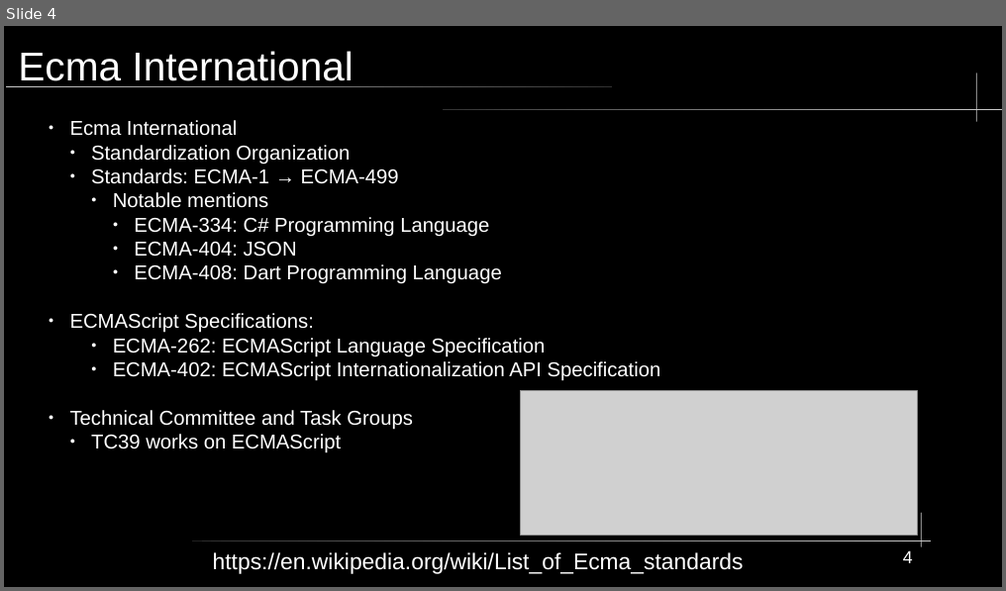
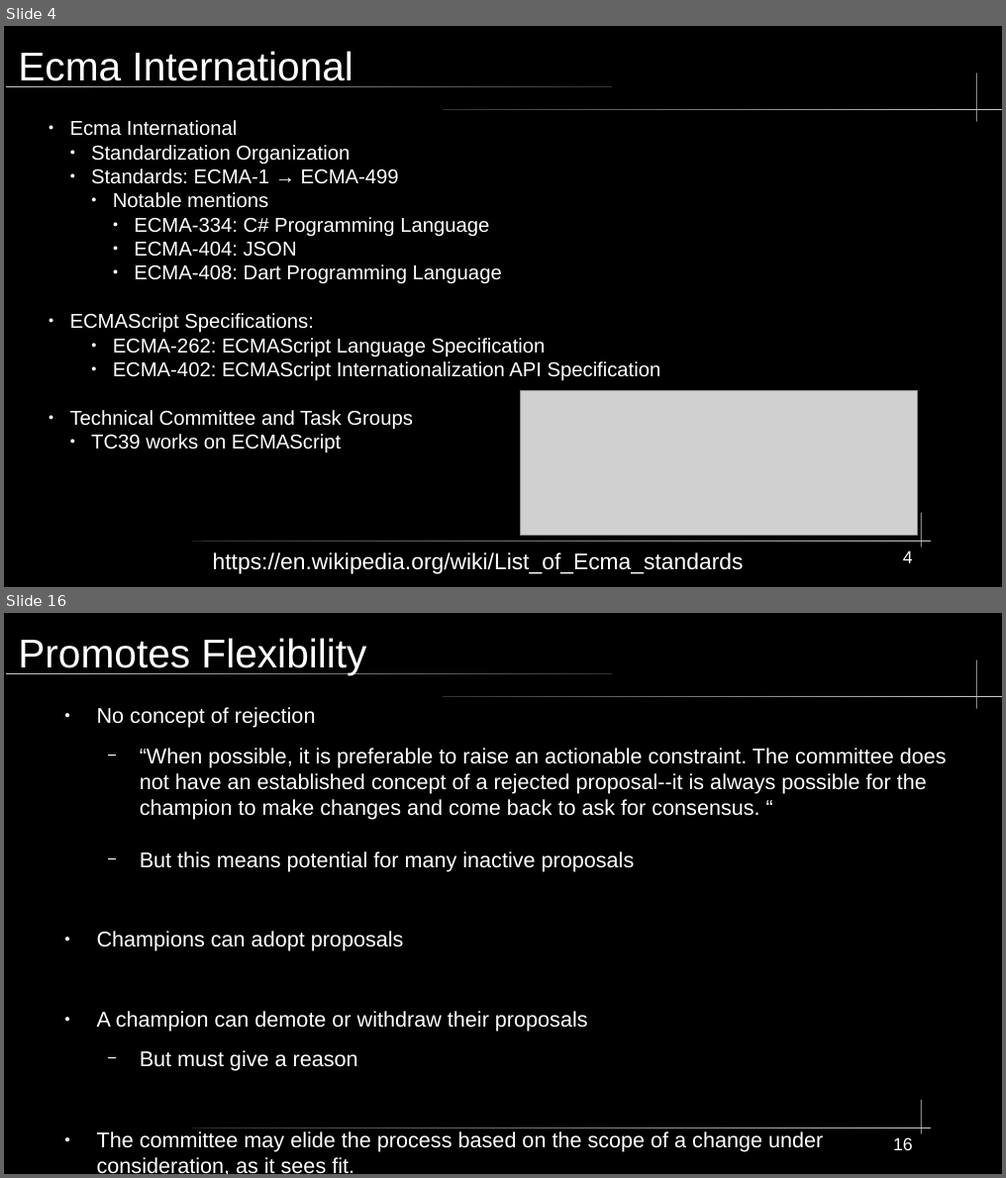
Before and after one commit to KWaloen/tc39_proposals_project, a slide deck: Data Analysis/Presentation/TC39 Process Documents.odp. Shown one above the other, each under a label of ours: slide 4 before the commit, slides 4 and 16 after it; the slides between them are not shown. The pictures are 1006x591 and 1006x1178 pixels, drawn with LibreOffice and Linux fonts; fonts in the diff are those of the drawing; grey boxes stand for pictures. Boxes give left, top, right and bottom in pixels: in the first picture for what was removed or moved away, otherwise in the second. Text is boxed around its words. In the diff, an @@ line names an element or a change of style, - is before the commit and + after.

```diff
--- a/Data Analysis/Presentation/TC39 Process Documents.odp
+++ b/Data Analysis/Presentation/TC39 Process Documents.odp
@@ slide 16 added at (4, 613, 1002, 1174), background #000000; not listed: 5 template elements that a slide beside it also shows @@
@@ title added at (18, 638, 366, 675), 32 pt, text #FFFFFF @@
+Promotes Flexibility
@@ text added at (97, 707, 946, 1174), 17 pt, text #FFFFFF @@
+● No concept of rejection
+  − “When possible, it is preferable to raise an actionable constraint. The committee does not have an established concept of a rejected proposal--it is always possible for the champion to make changes and come back to ask for consensus. “
+  − But this means potential for many inactive proposals
+● Champions can adopt proposals
+● A champion can demote or withdraw their proposals
+  − But must give a reason
+● The committee may elide the process based on the scope of a change under consideration, as it sees fit.
@@ page number added at (893, 1138, 913, 1151), 14 pt, text #FFFFFF @@
+16
```
Also in this commit, not shown: 3 slides changed, 8 other slides added, 3 slides removed.
